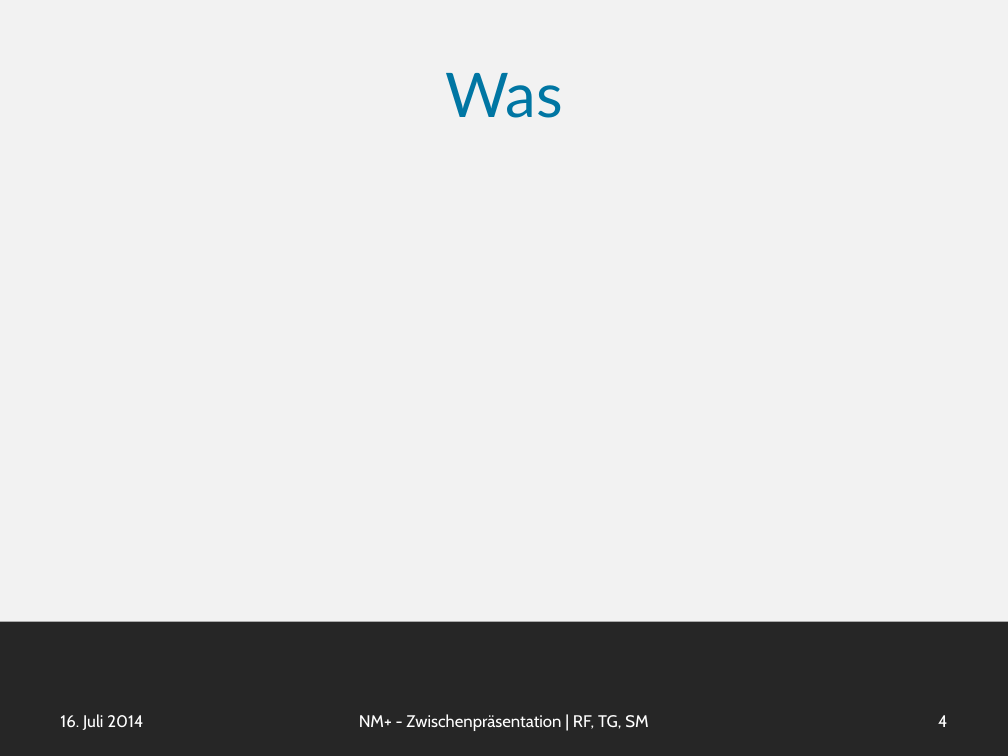
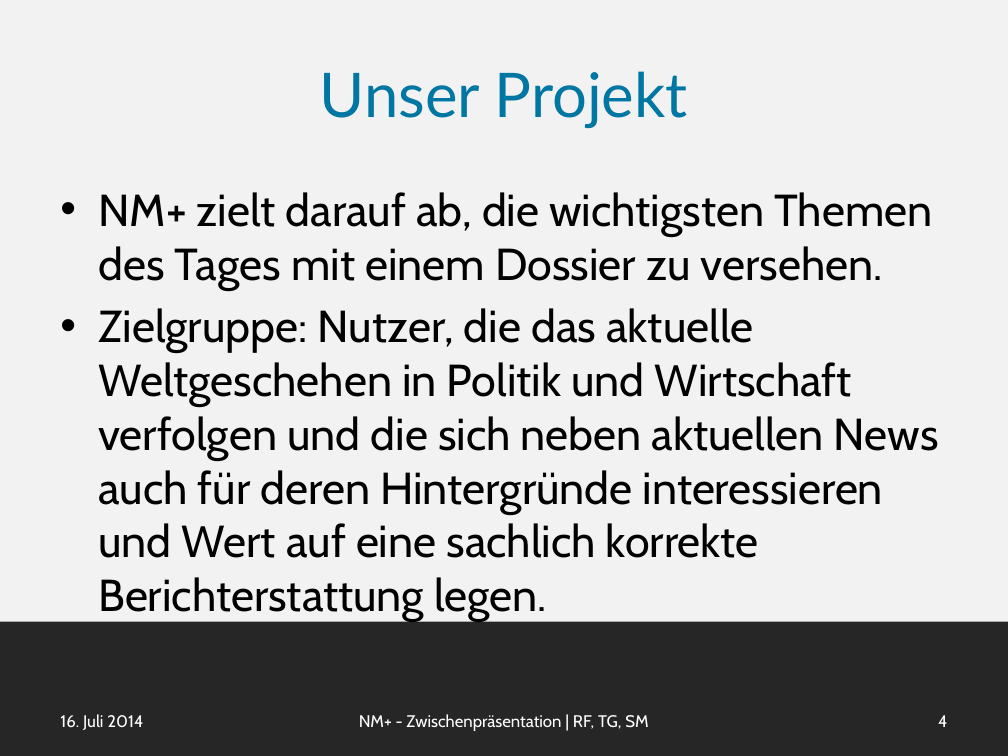
Before and after one commit to smba/newsminer, a slide deck: slide 4 of Presentation/newsminer_plus.pptx. Drawn at 1008x756 pixels with LibreOffice and Linux fonts; fonts in the diff are those of the drawing. Boxes give left, top, right and bottom in pixels: in the first picture for what was removed or moved away, otherwise in the second. Text is boxed around its words. In the diff, an @@ line names an element or a change of style, - is before the commit and + after.

```diff
--- a/Presentation/newsminer_plus.pptx
+++ b/Presentation/newsminer_plus.pptx
@@ title at (320, 71, 688, 129): text changed @@
-Was
+Unser Projekt
@@ text added at (98, 192, 939, 621), 32 pt, text #000000 @@
+• NM+ zielt darauf ab, die wichtigsten Themen des Tages mit einem Dossier zu versehen.
+• Zielgruppe: Nutzer, die das aktuelle Weltgeschehen in Politik und Wirtschaft verfolgen und die sich neben aktuellen News auch für deren Hintergründe interessieren und Wert auf eine sachlich korrekte Berichterstattung legen.
```
Also in this commit, not shown: 3 other slides changed, 6 slides added, 2 other files.
